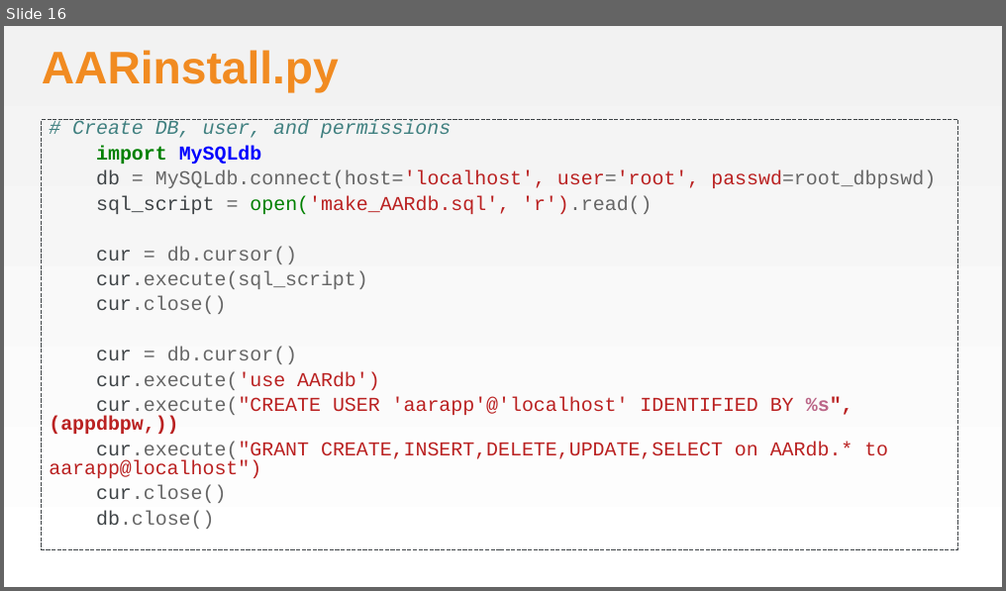
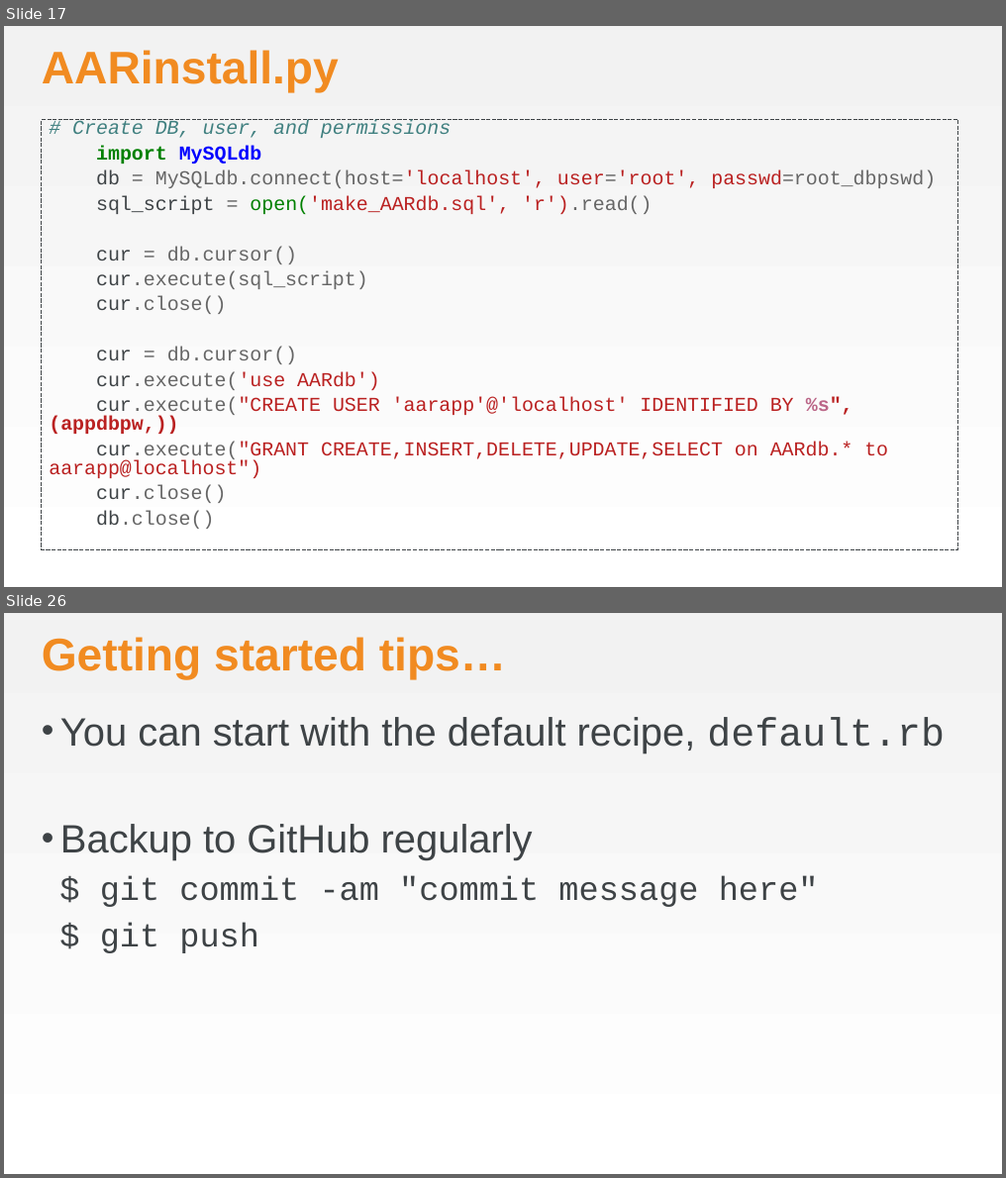
Before and after one commit to chef-training/workshops, a slide deck: Awesome_Appliance_Repair/AwesomeApplicanceRepair.pptx. Shown one above the other, each under a label of ours: slide 16 before the commit, slides 17 and 26 after it; the slides between them are not shown. The pictures are 1006x591 and 1006x1178 pixels, drawn with LibreOffice and Linux fonts; fonts in the diff are those of the drawing; background and template pictures are left out. Boxes give left, top, right and bottom in pixels: in the first picture for what was removed or moved away, otherwise in the second. Text is boxed around its words. In the diff, an @@ line names an element or a change of style, - is before the commit and + after.

```diff
--- a/Awesome_Appliance_Repair/AwesomeApplicanceRepair.pptx
+++ b/Awesome_Appliance_Repair/AwesomeApplicanceRepair.pptx
@@ slide 26 added at bbox=[4, 613, 1002, 1174], background gradient #F2F2F2 to #FFFFFF @@
@@ title added at bbox=[42, 637, 506, 680], 44 pt, text #F18B21, bold @@
+Getting started tips…
@@ text added at bbox=[60, 717, 944, 954], 38 pt, text #3E4346 @@
+• You can start with the default recipe, default.rb
+• Backup to GitHub regularly
+  $ git commit -am "commit message here"
+  $ git push
@@ what was slide 16 is now slide 17 @@
```
Also in this commit, not shown: 1 slide changed, 9 other slides added, 1 other file.
